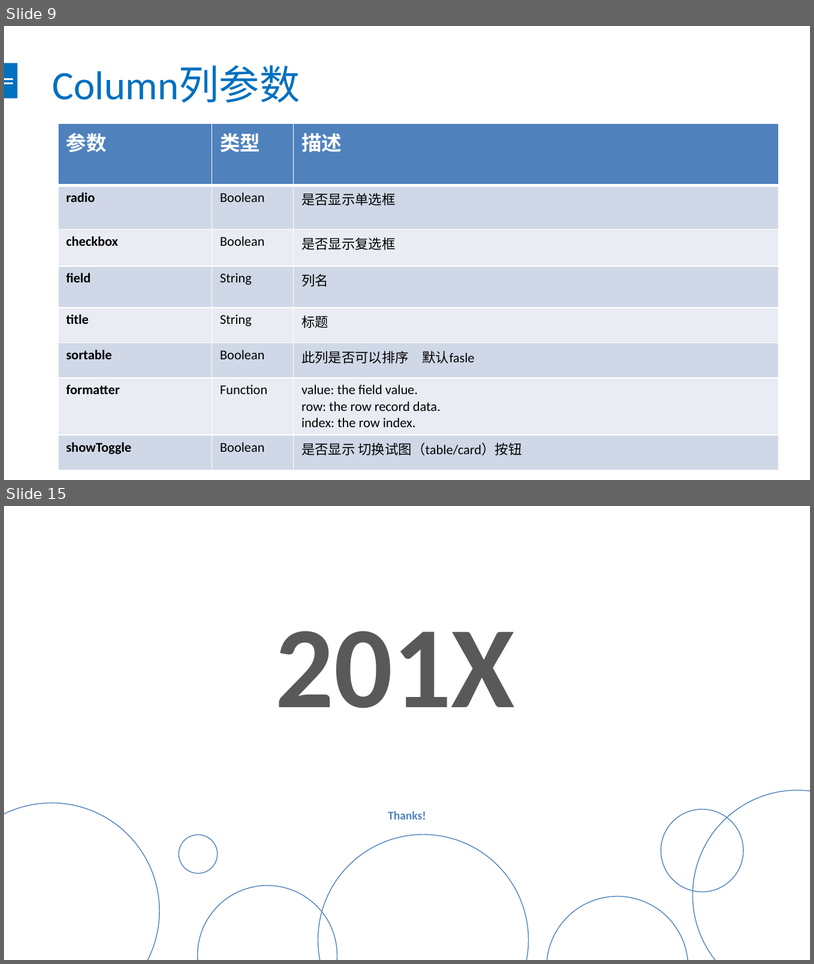
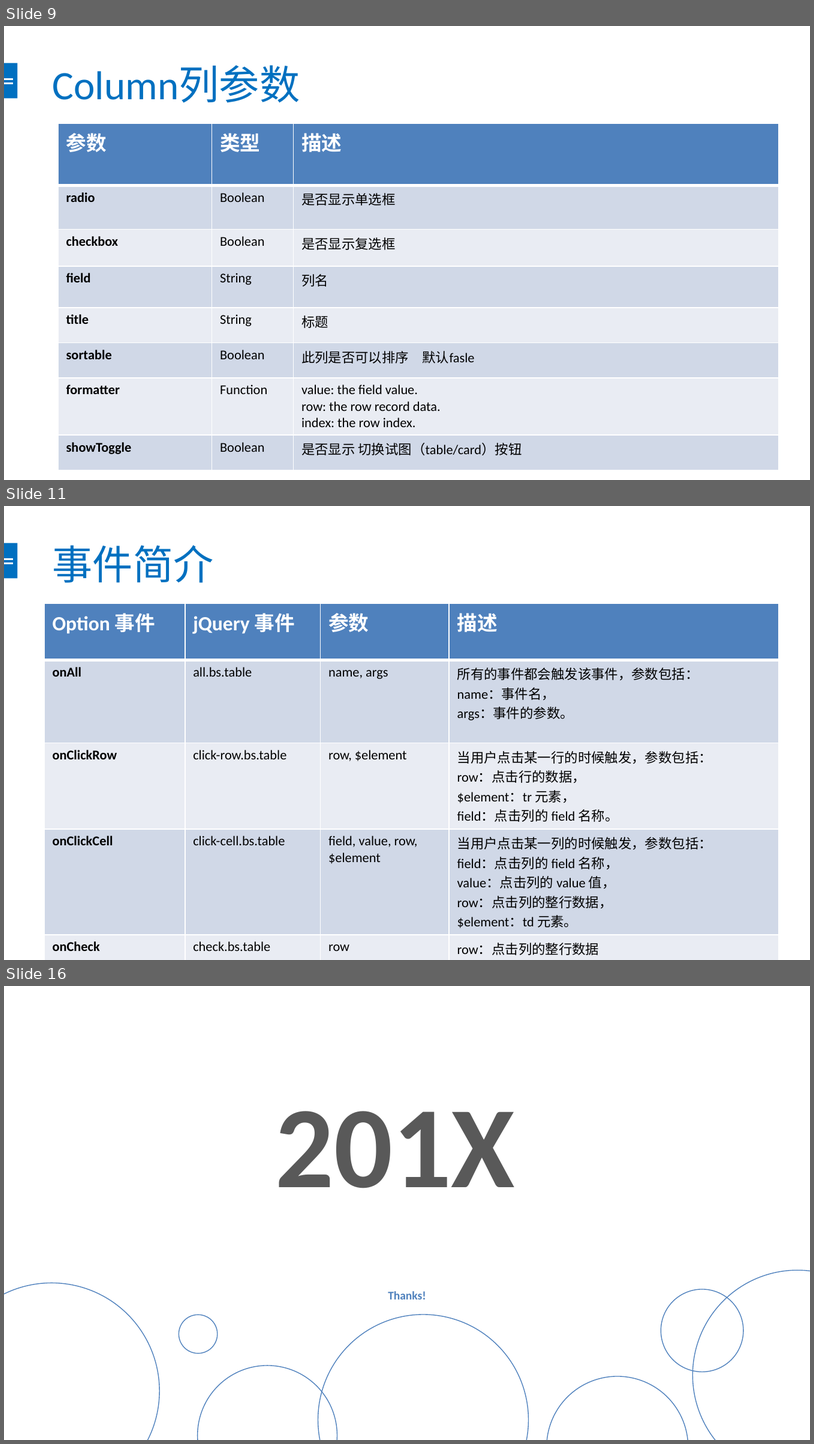
Before and after one commit to chendingguo/workspace, a slide deck: springboot-mybatis-master/bootstrap-table.pptx. Shown one above the other, each under a label of ours: slides 9 and 15 before the commit, slides 9, 11 and 16 after it; the slides between them are not shown. The pictures are 814x964 and 814x1444 pixels, drawn with LibreOffice and Linux fonts; fonts in the diff are those of the drawing. Boxes give left, top, right and bottom in pixels: in the first picture for what was removed or moved away, otherwise in the second. Text is boxed around its words. In the diff, an @@ line names an element or a change of style, - is before the commit and + after.

```diff
--- a/springboot-mybatis-master/bootstrap-table.pptx
+++ b/springboot-mybatis-master/bootstrap-table.pptx
@@ slide 11 added at [4,506,810,960], background #FFFFFF; not listed: 3 template elements that a slide beside it also shows @@
@@ title added at [53,545,214,583], 36 pt, text #0070C0 @@
+事件简介
@@ table added at [44,604,780,960], 5 rows, 4 columns @@
+Option 事件 | jQuery 事件 | 参数 | 描述
+onAll | all.bs.table | name, args | 所有的事件都会触发该事件，参数包括： / name：事件名， / args：事件的参数。
+onClickRow | click-row.bs.table | row, $element | 当用户点击某一行的时候触发，参数包括： / row：点击行的数据， / $element：tr 元素， / field：点击列的 field 名称。
+onClickCell | click-cell.bs.table | field, value, row, $element | 当用户点击某一列的时候触发，参数包括： / field：点击列的 field 名称， / value：点击列的 value 值， / row：点击列的整行数据， / $element：td 元素。
+onCheck | check.bs.table | row | row：点击列的整行数据
@@ what was slide 15 is now slide 16 @@
```
Also in this commit, not shown: 5 other slides added, 5 slides removed, 3 other files.
